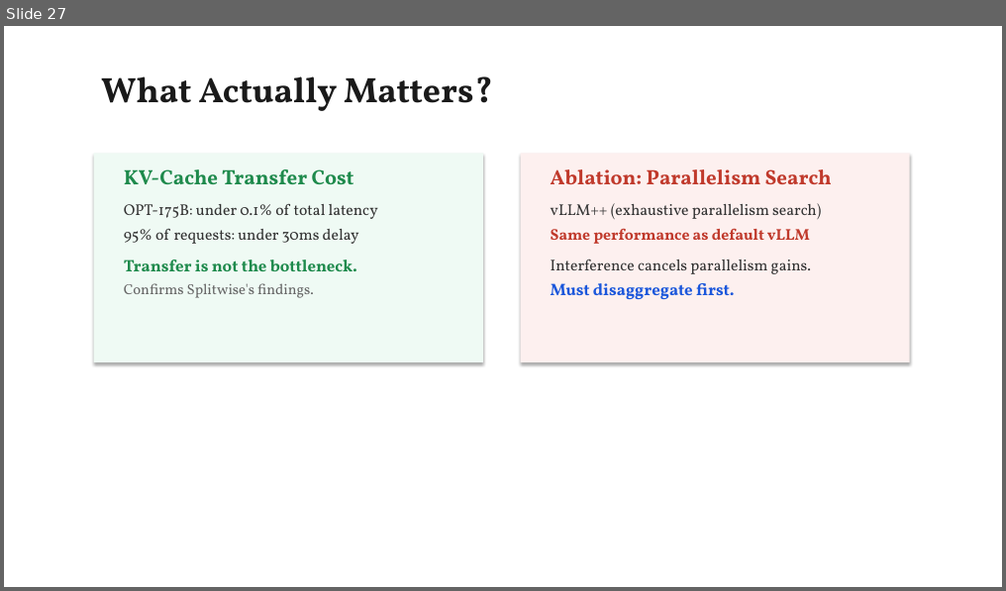
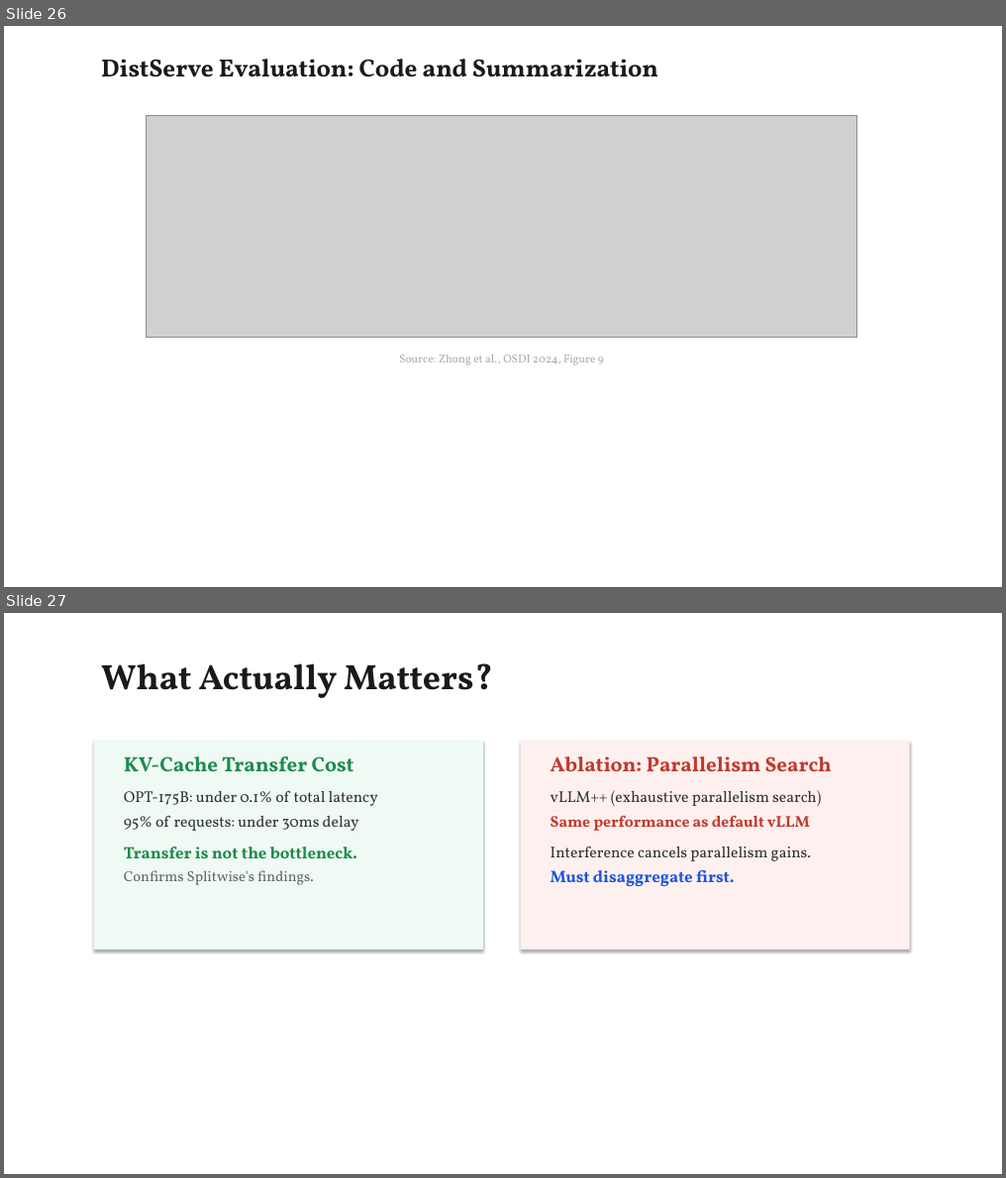
Before and after one commit to beratcelik1/llm-inference-phase-disaggregation, a slide deck: presentation/Phase_Disaggregation_LLM_Inference.pptx. Shown one above the other, each under a label of ours: slide 27 before the commit, slides 26 and 27 after it. The pictures are 1006x591 and 1006x1178 pixels, drawn with LibreOffice and Linux fonts; fonts in the diff are those of the drawing; grey boxes stand for pictures. Boxes give left, top, right and bottom in pixels: in the first picture for what was removed or moved away, otherwise in the second. Text is boxed around its words. In the diff, an @@ line names an element or a change of style, - is before the commit and + after.

Commit message:
feat: add manual screenshots, proper references, references slide
- 8 paper figures from manual screenshots
- Figure captions now cite Source: Author et al., Venue, Figure N
- Added References slide (Splitwise, DistServe, Sarathi, vLLM, FlexGen)
- 33 slides total
- Regenerated all PDFs

```diff
--- a/presentation/Phase_Disaggregation_LLM_Inference.pptx
+++ b/presentation/Phase_Disaggregation_LLM_Inference.pptx
@@ slide 26 added at bbox=[4, 26, 1002, 587], background #FFFFFF @@
@@ text added at bbox=[101, 59, 658, 77], 24 pt, text #1A1A1A, bold @@
+DistServe Evaluation: Code and Summarization
@@ picture added at bbox=[147, 116, 857, 338] @@
@@ text added at bbox=[399, 355, 604, 366], 11 pt, text #AAAAAA @@
+Source: Zhong et al., OSDI 2024, Figure 9
```
Also in this commit, not shown: 1 slide changed, 5 other slides added, 5 slides removed, 13 other files.
